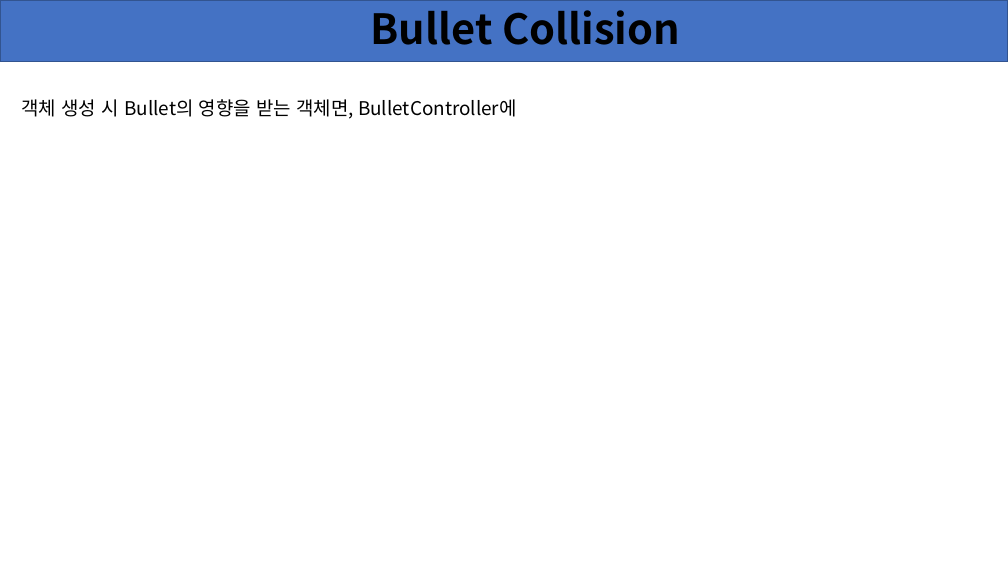
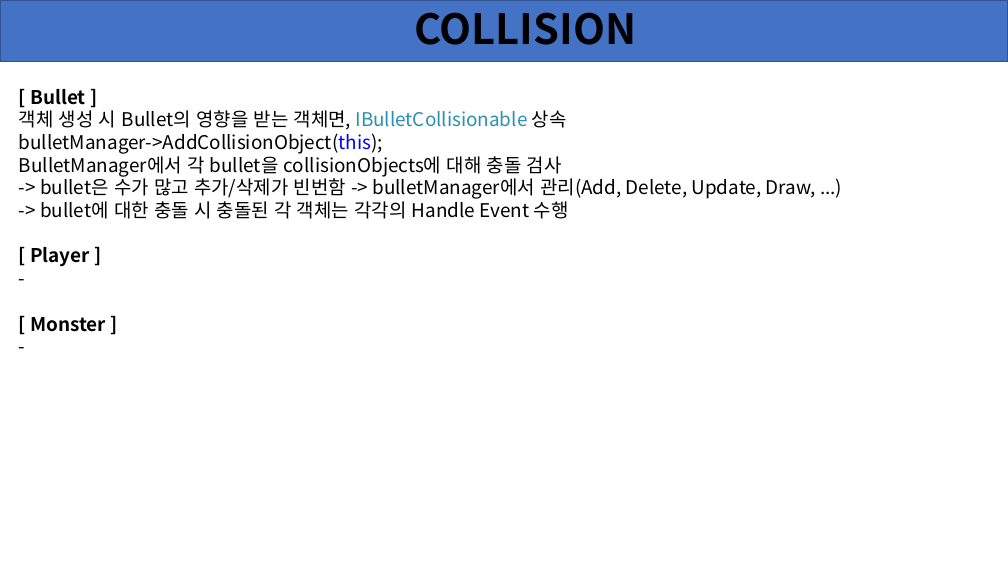
Before and after one commit to SaintPingu/TermProject_ComputerGraphics, a slide deck: slide 6 of Documents/framework.pptx (slide 5 before the commit). Drawn at 1008x567 pixels with LibreOffice and Linux fonts; fonts in the diff are those of the drawing. Boxes give left, top, right and bottom in pixels: in the first picture for what was removed or moved away, otherwise in the second. Text is boxed around its words. In the diff, an @@ line names an element or a change of style, - is before the commit and + after.

Commit message:
create monster

```diff
--- a/Documents/framework.pptx
+++ b/Documents/framework.pptx
@@ title at [414,12,636,45]: text changed @@
-Bullet Collision
+COLLISION
@@ text added at [19,89,816,332], 18 pt, text #000000 @@
+[ Bullet ]
+객체 생성 시 Bullet의 영향을 받는 객체면, IBulletCollisionable 상속
+bulletManager->AddCollisionObject(this);
+BulletManager에서 각 bullet을 collisionObjects에 대해 충돌 검사
+-> bullet은 수가 많고 추가/삭제가 빈번함 -> bulletManager에서 관리(Add, Delete, Update, Draw, ...)
+-> bullet에 대한 충돌 시 충돌된 각 객체는 각각의 Handle Event 수행
+[ Player ]
+-
+[ Monster ]
+-
@@ text removed at [21,99,517,119] @@
-객체 생성 시 Bullet의 영향을 받는 객체면, BulletController에
```
Also in this commit, not shown: 2 slides added, 34 other files.
